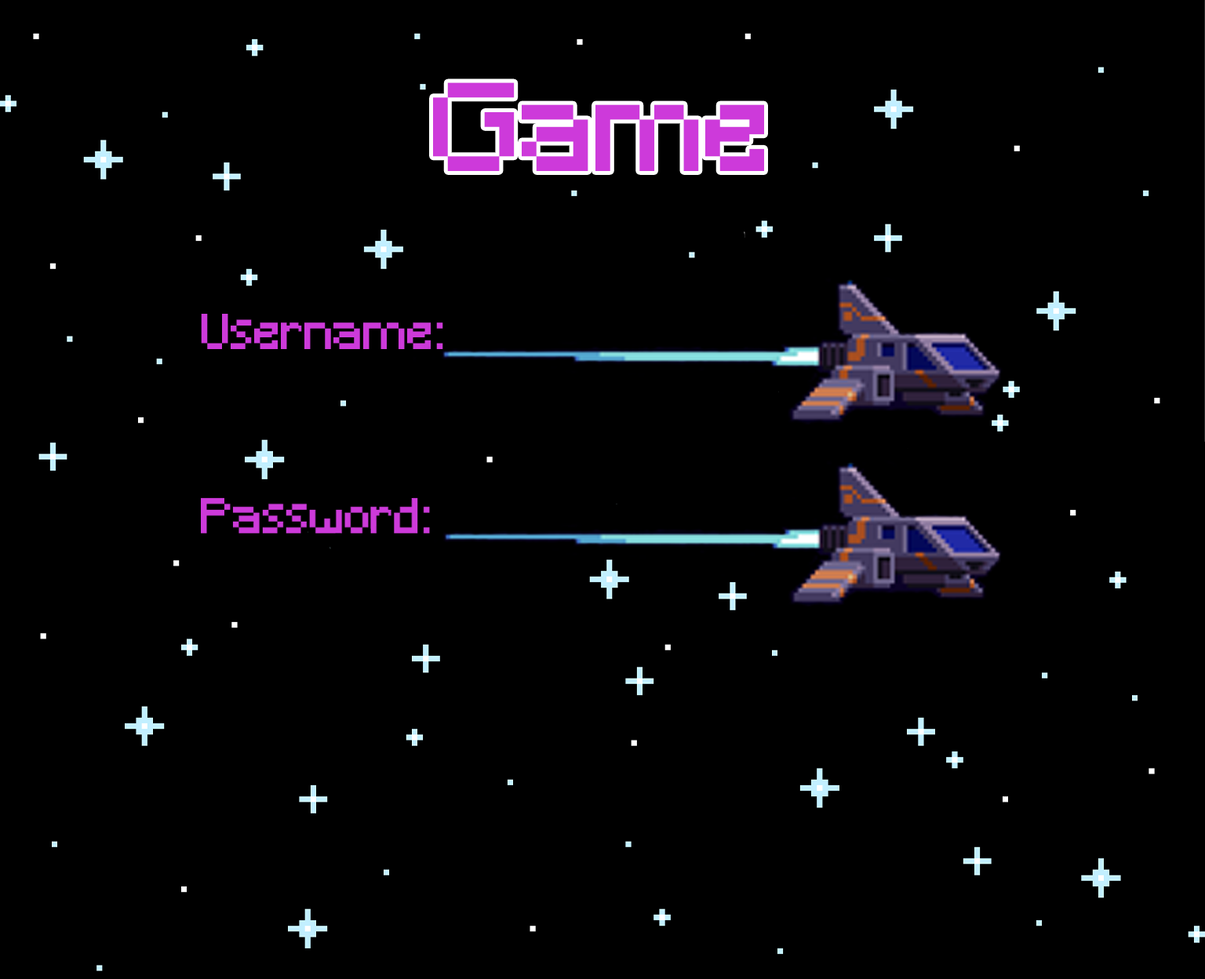
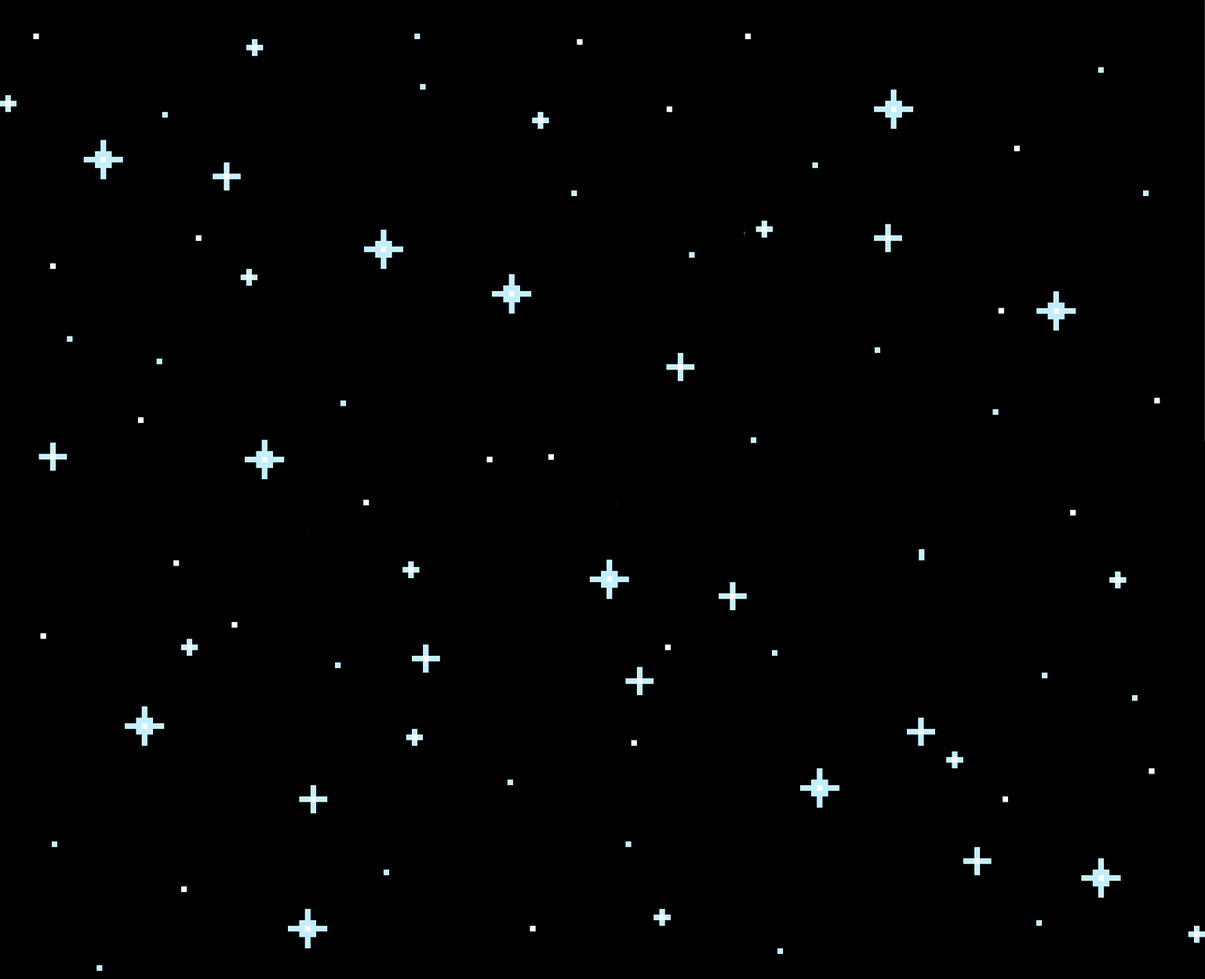
Layered file, before and after one edit (1205x979). Changes by layer:
hid "Game" over [432, 82, 765, 172]
hid "Username Spaceship" over [200, 276, 1005, 425]
hid "Password" over [200, 459, 1003, 607]
painted on "Layer 3" over [200, 78, 1020, 669]
removed layer "Layer 4" over [743, 278, 976, 449]
removed layer "Layer 2" over [200, 78, 1020, 669]
